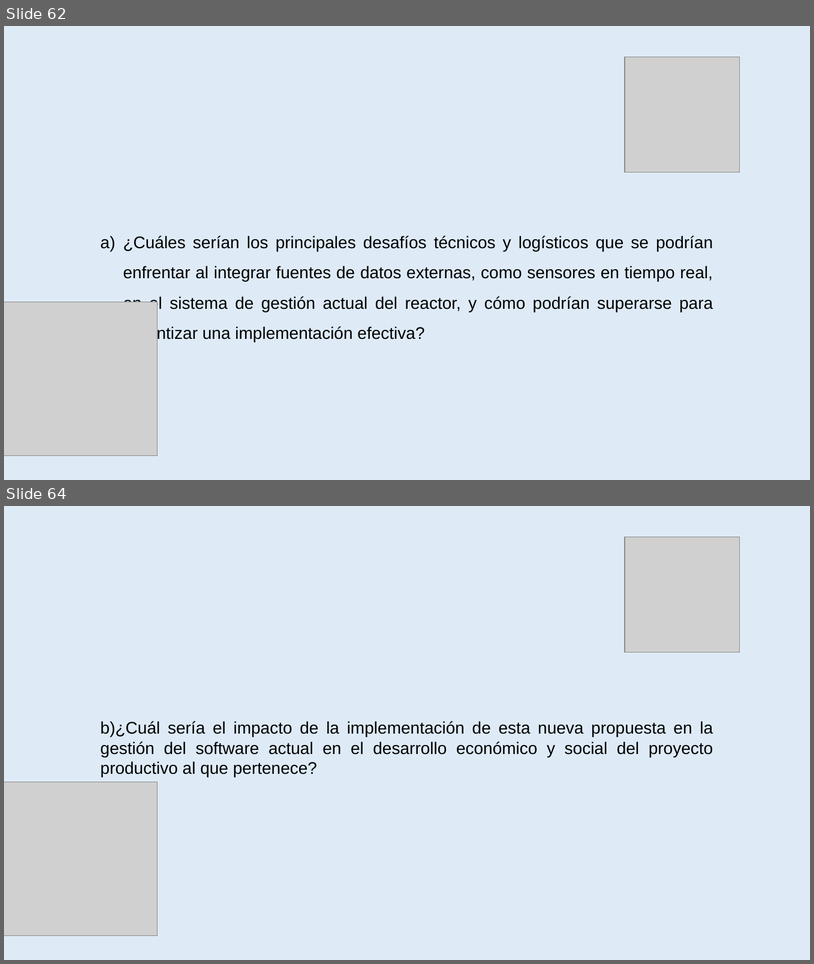
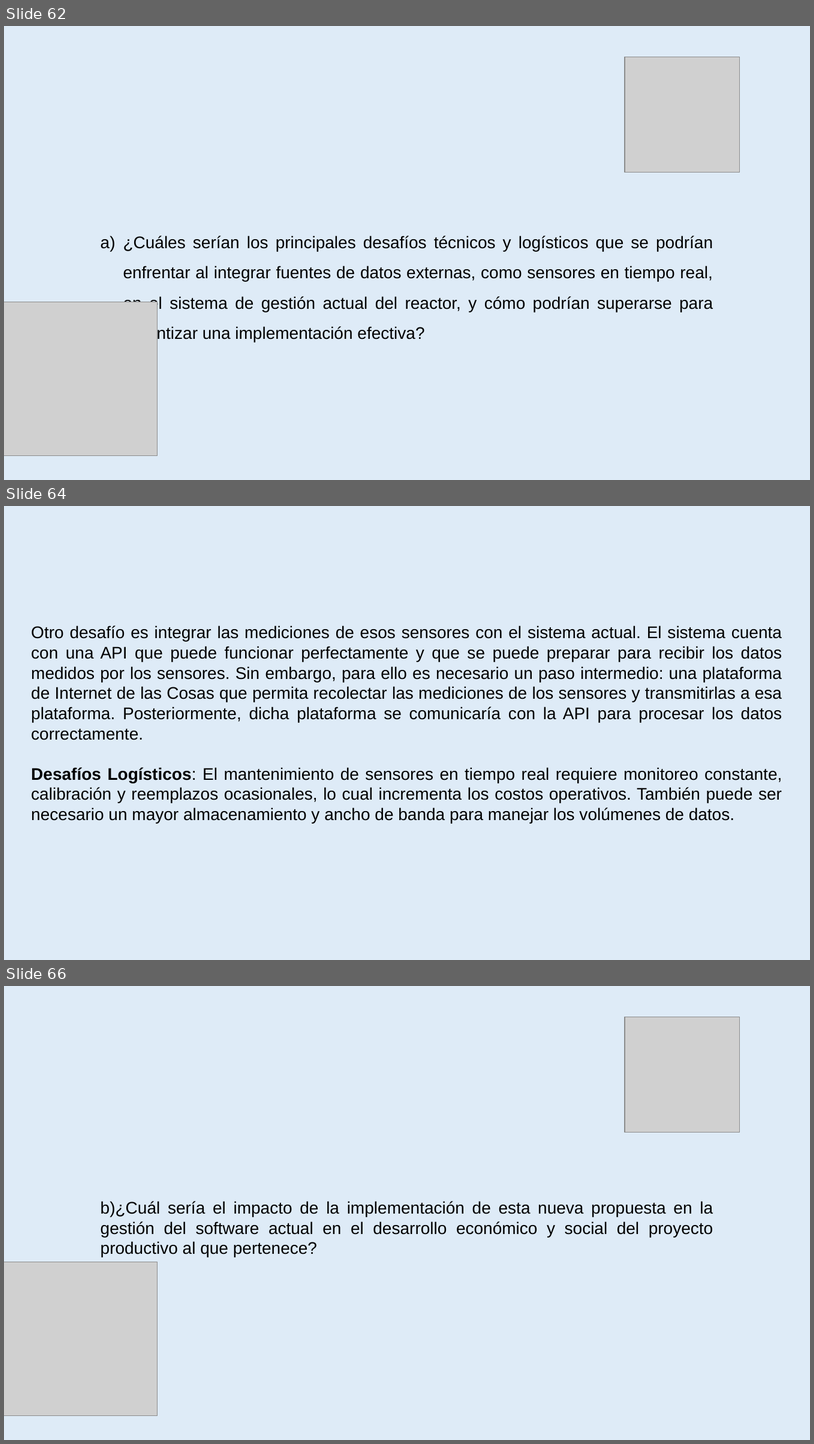
Before and after one commit to amypadron/prower_tesis, a slide deck: Digestión anaerobía.Original.pptx. Shown one above the other, each under a label of ours: slides 62 and 64 before the commit, slides 62, 64 and 66 after it; the slides between them are not shown. The pictures are 814x964 and 814x1444 pixels, drawn with LibreOffice and Linux fonts; fonts in the diff are those of the drawing; grey boxes stand for pictures. Boxes give left, top, right and bottom in pixels: in the first picture for what was removed or moved away, otherwise in the second. Text is boxed around its words. In the diff, an @@ line names an element or a change of style, - is before the commit and + after.

```diff
--- a/Digestión anaerobía.Original.pptx
+++ b/Digestión anaerobía.Original.pptx
@@ slide 64 added at [4,506,810,960], background #DEEBF7 @@
@@ text added at [31,625,783,823], 20 pt, text #000000 @@
+Otro desafío es integrar las mediciones de esos sensores con el sistema actual. El sistema cuenta con una API que puede funcionar perfectamente y que se puede preparar para recibir los datos medidos por los sensores. Sin embargo, para ello es necesario un paso intermedio: una plataforma de Internet de las Cosas que permita recolectar las mediciones de los sensores y transmitirlas a esa plataforma. Posteriormente, dicha plataforma se comunicaría con la API para procesar los datos correctamente.
+Desafíos Logísticos: El mantenimiento de sensores en tiempo real requiere monitoreo constante, calibración y reemplazos ocasionales, lo cual incrementa los costos operativos. También puede ser necesario un mayor almacenamiento y ancho de banda para manejar los volúmenes de datos.
@@ what was slide 64 is now slide 66 @@
```
Also in this commit, not shown: 3 slides changed, 6 other slides added, 5 slides removed.
